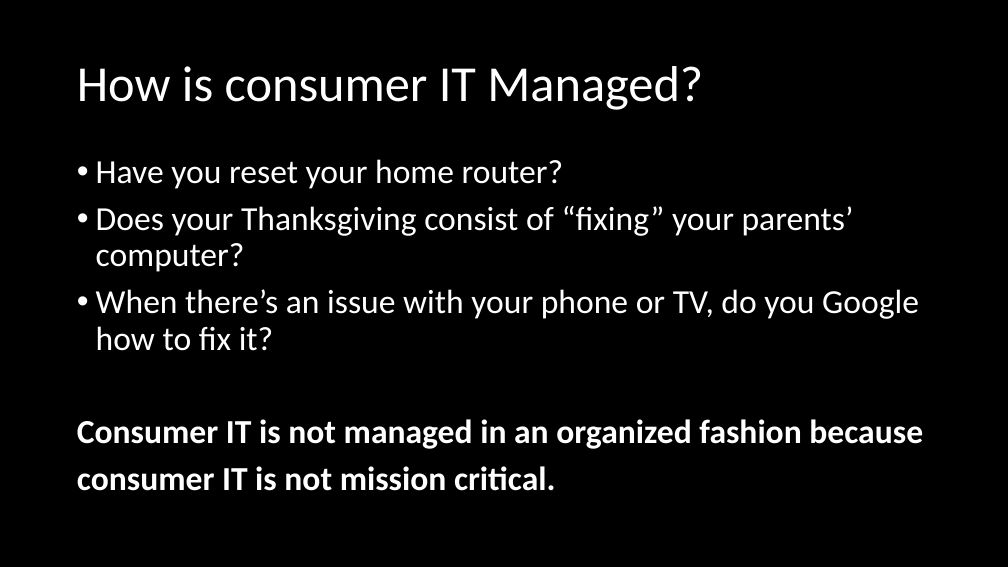
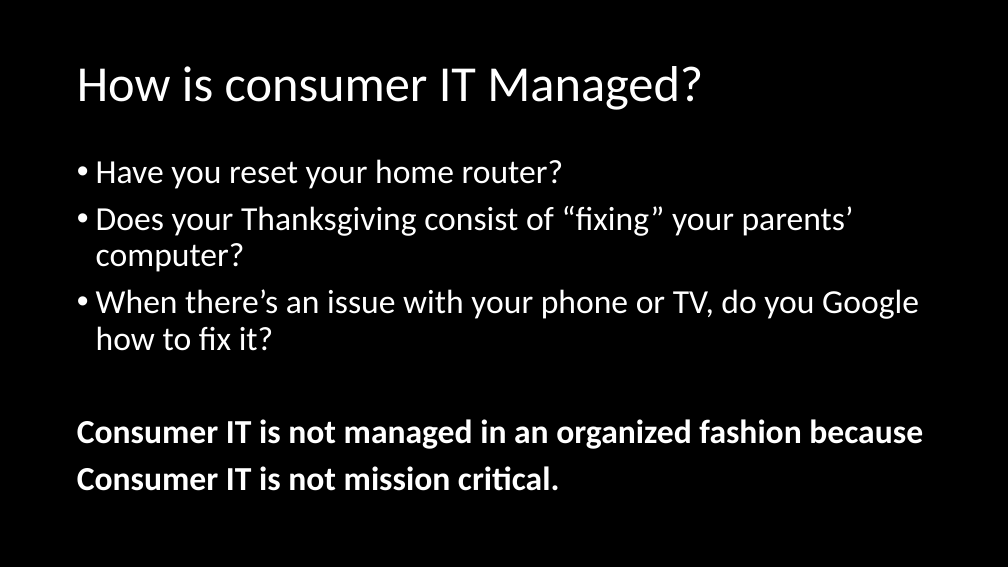
Before and after one commit to orstewar/ist346-content, a slide deck: slide 14 of content/02-what-is-it.pptx. Drawn at 1008x567 pixels with LibreOffice and Linux fonts; fonts in the diff are those of the drawing. Boxes give left, top, right and bottom in pixels: in the first picture for what was removed or moved away, otherwise in the second. Text is boxed around its words. In the diff, an @@ line names an element or a change of style, - is before the commit and + after.

```diff
--- a/content/02-what-is-it.pptx
+++ b/content/02-what-is-it.pptx
@@ text at [77, 466, 560, 491]: text changed @@
-consumer IT is not mission critical.
+Consumer IT is not mission critical.
```
Also in this commit, not shown: 6 other files.
